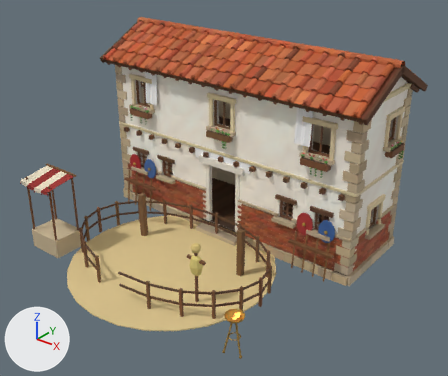
What one commit did to the glTF model godot/assets/kit/houses/civ_ludus.glb.
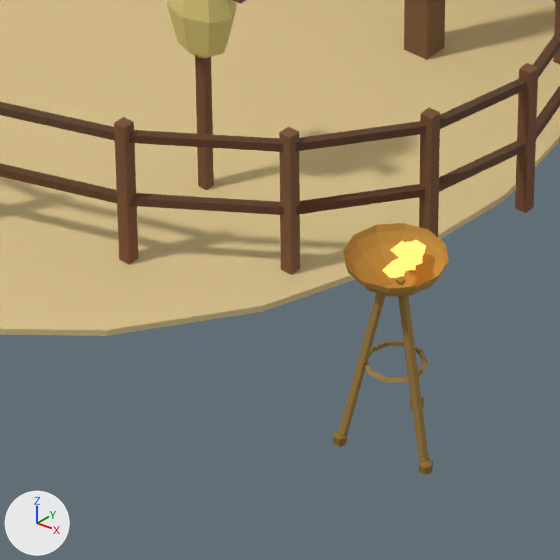
There are two pictures of each version: one whole from a camera (50 mm lens) standing at (9.26, -12.71, 8.55) and looking at (0.68, -1.98, 1.89), one close up on the part from 35% to 60% of the width and 70% to 100% of the height. Lighting does not change. The marker at lower left points along +X, +Y and +Z. The last two pictures show the newer version. Vertices at exactly the same position are counted once.

Objects in the first close-up: 'Embers', 'House'.
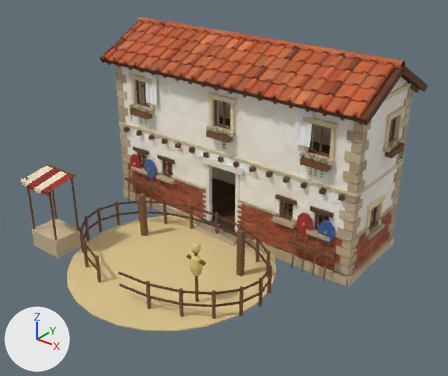
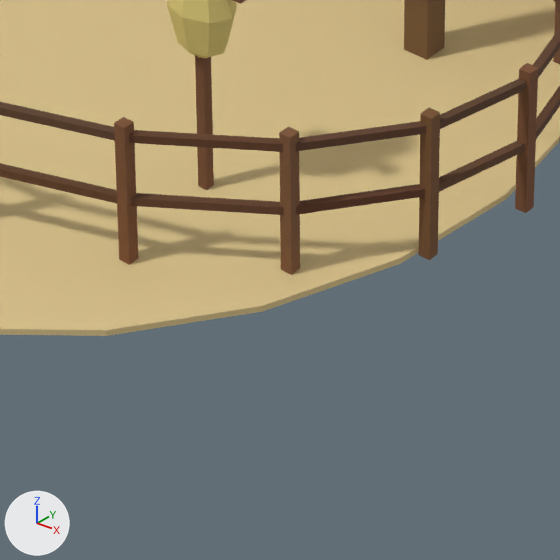
The change, as JSON lines over the scene's bpy script:
```json
{"block": "me_house", "where": "# used by ob_house; location = (0.0, 0.0, 0.0)"}
{"op": "remove", "block": "me_house", "code": "me_house.from_pydata(...)  # 15296 vertices, 20518 faces; spans x -4.05..4.06, y -5.8..1.61, z -0.02..5.18"}
{"op": "add", "block": "me_house", "code": "me_house.from_pydata(...)  # 15152 vertices, 20268 faces; spans x -4.05..4.06, y -5.8..1.61, z -0.02..5.18"}
{"block": "me_house", "change": "me_house part 1: 8 loose pieces with 144 vertices, spanning x 2.99..3.44, y -5.01..-4.56, z -0.01..0.93, are deleted"}
{"block": "me_embers", "where": "# used by ob_embers; location = (0.0, 0.0, 0.0)"}
{"op": "remove", "block": "me_embers", "code": "me_embers.from_pydata(...)  # 84 vertices, 120 faces; spans x -3.32..3.31, y -4.91..0.82, z 0.58..0.97"}
{"op": "add", "block": "me_embers", "code": "me_embers.from_pydata(...)  # 35 vertices, 50 faces; spans x -3.32..-3.08, y 0.59..0.82, z 0.58..0.65"}
{"block": "me_embers", "change": "me_embers part 2: 7 loose pieces with 49 vertices, spanning x 3.16..3.31, y -4.91..-4.67, z 0.88..0.97, are deleted"}
```

Changed parts and their boxes [x1, y1, x2, y2] in the close-ups (560 x 560 px):
```json
{"object": "House", "change": "reshaped", "before": [0, 0, 560, 475], "after": [0, 0, 560, 336]}
{"object": "Embers", "change": "reshaped", "before": [382, 240, 426, 278], "on screen": "not visible afterwards"}
{"part": 1, "of": "me_house", "change": "deleted", "before": [333, 223, 449, 475], "on screen": "brown"}
```
